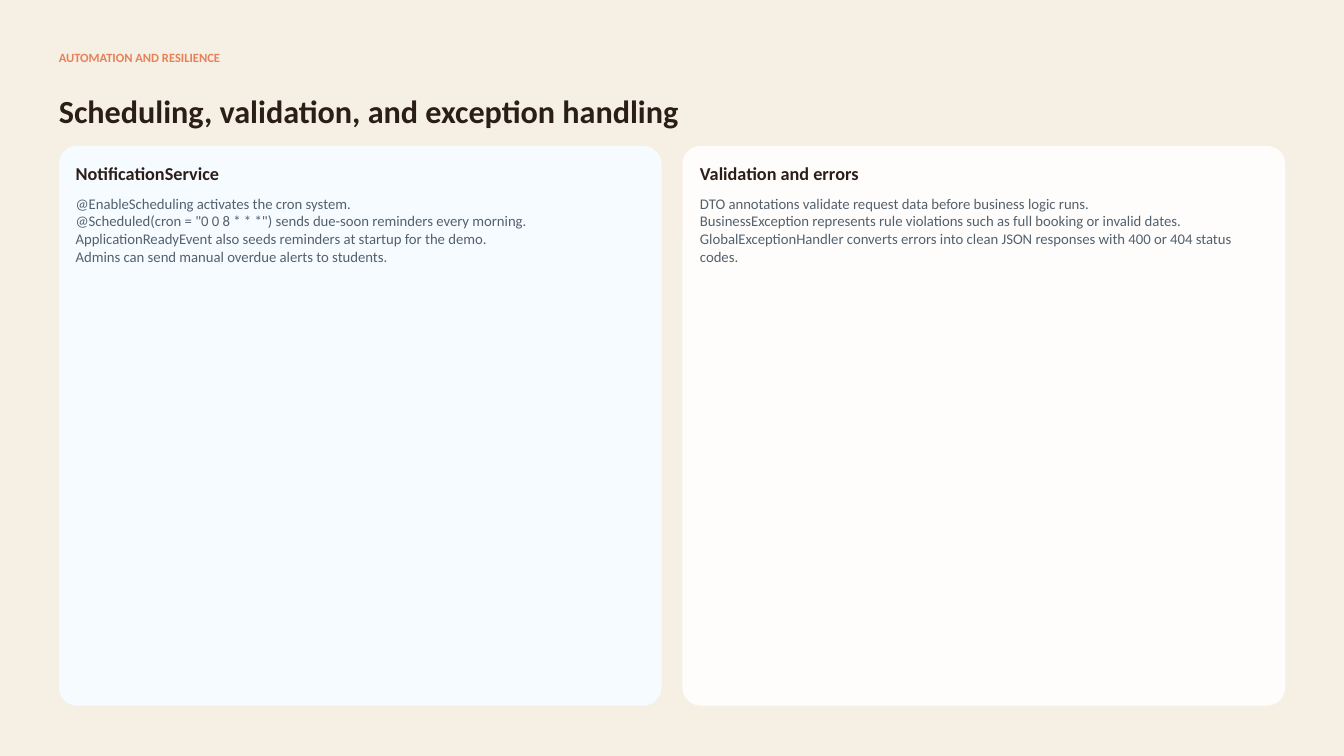
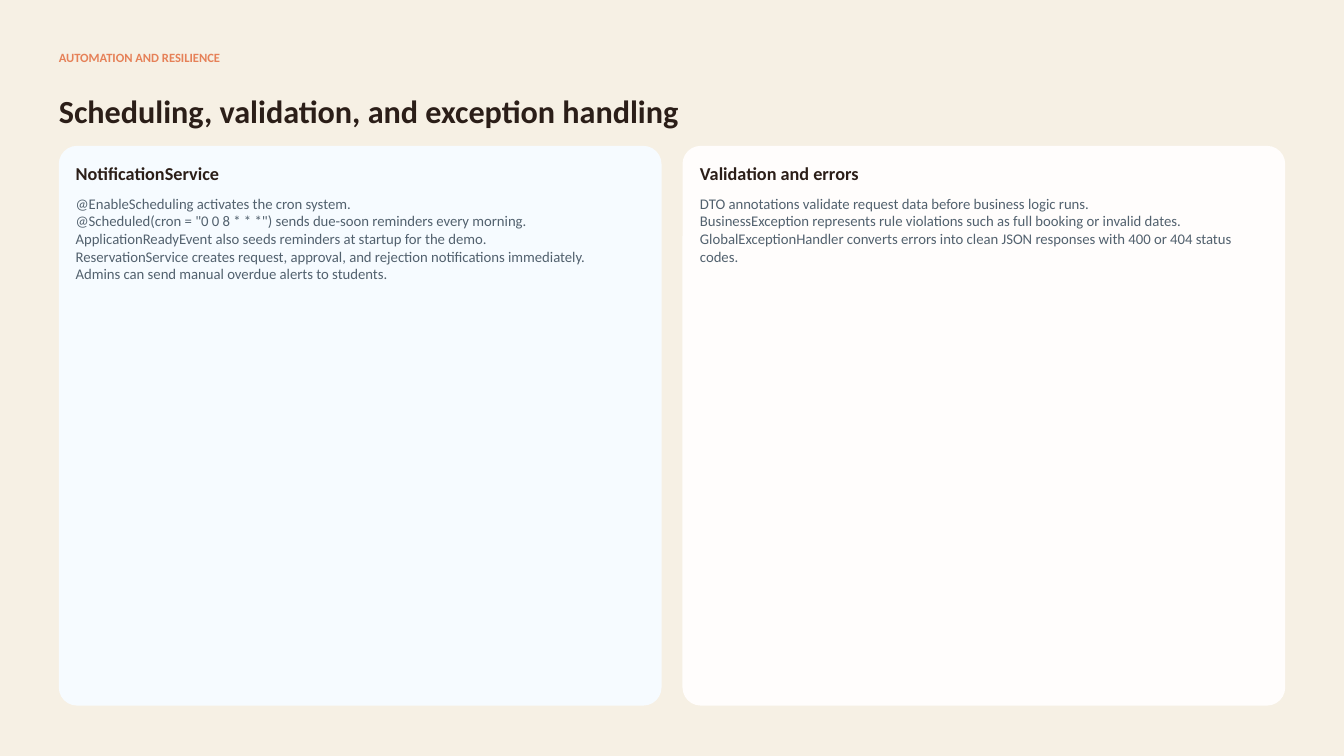
Before and after one commit to montassar1234/campus-resourcely, a slide deck: slide 8 of docs/Campus-Resourcely-Spring-Boot-Defense.pptx. Drawn at 1344x756 pixels with LibreOffice and Linux fonts; fonts in the diff are those of the drawing. Boxes give left, top, right and bottom in pixels: in the first picture for what was removed or moved away, otherwise in the second. Text is boxed around its words. In the diff, an @@ line names an element or a change of style, - is before the commit and + after.

Commit message:
Polish TEK-UP reservation workflow

```diff
--- a/docs/Campus-Resourcely-Spring-Boot-Defense.pptx
+++ b/docs/Campus-Resourcely-Spring-Boot-Defense.pptx
@@ text at bbox=[76, 252, 585, 265]: paragraph added @@
+ReservationService creates request, approval, and rejection notifications immediately.
```
Also in this commit, not shown: 8 other slides changed, 28 other files.
